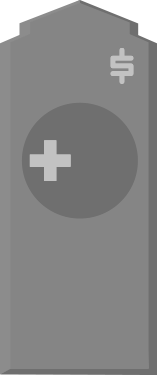
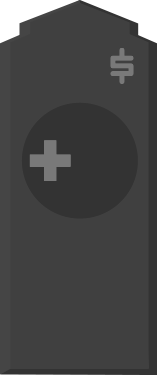
Layer changes from the first w=157, h=375 image to the second:
pixels changed over [0, 0, 157, 375] (layer not identified)
